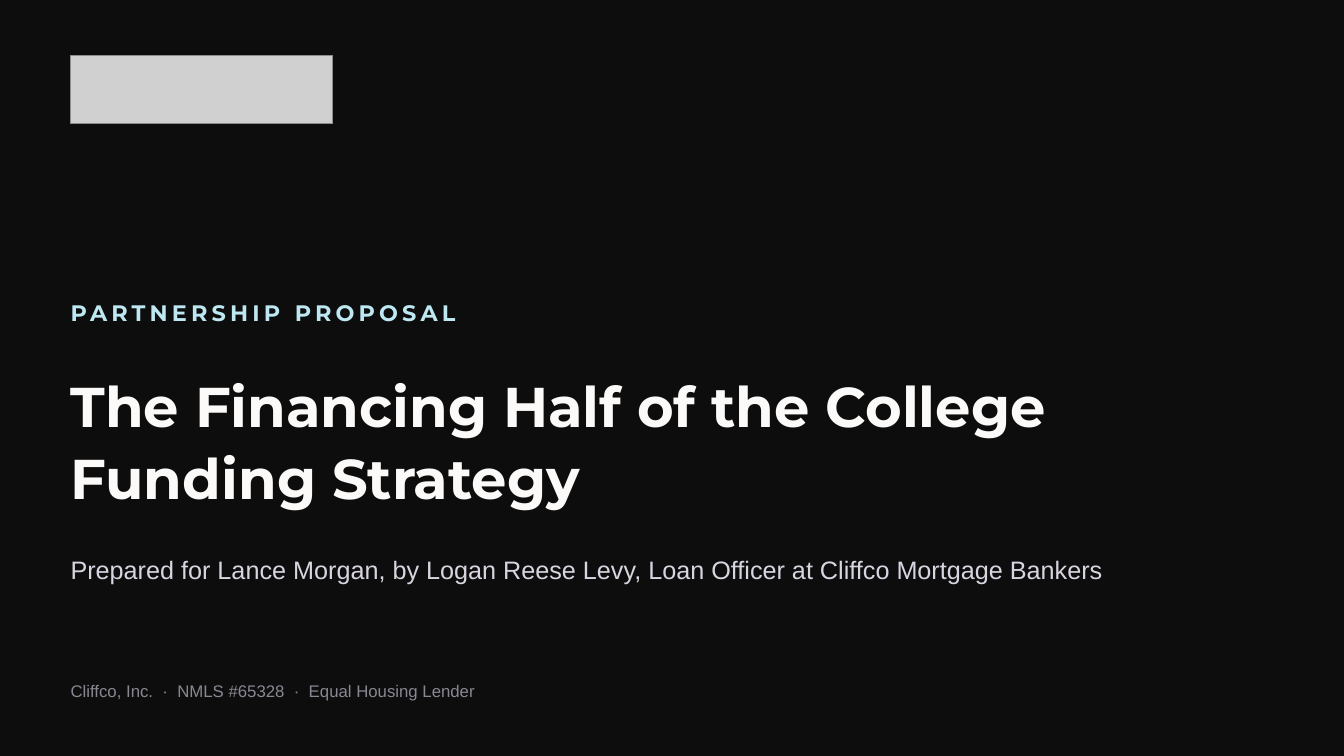
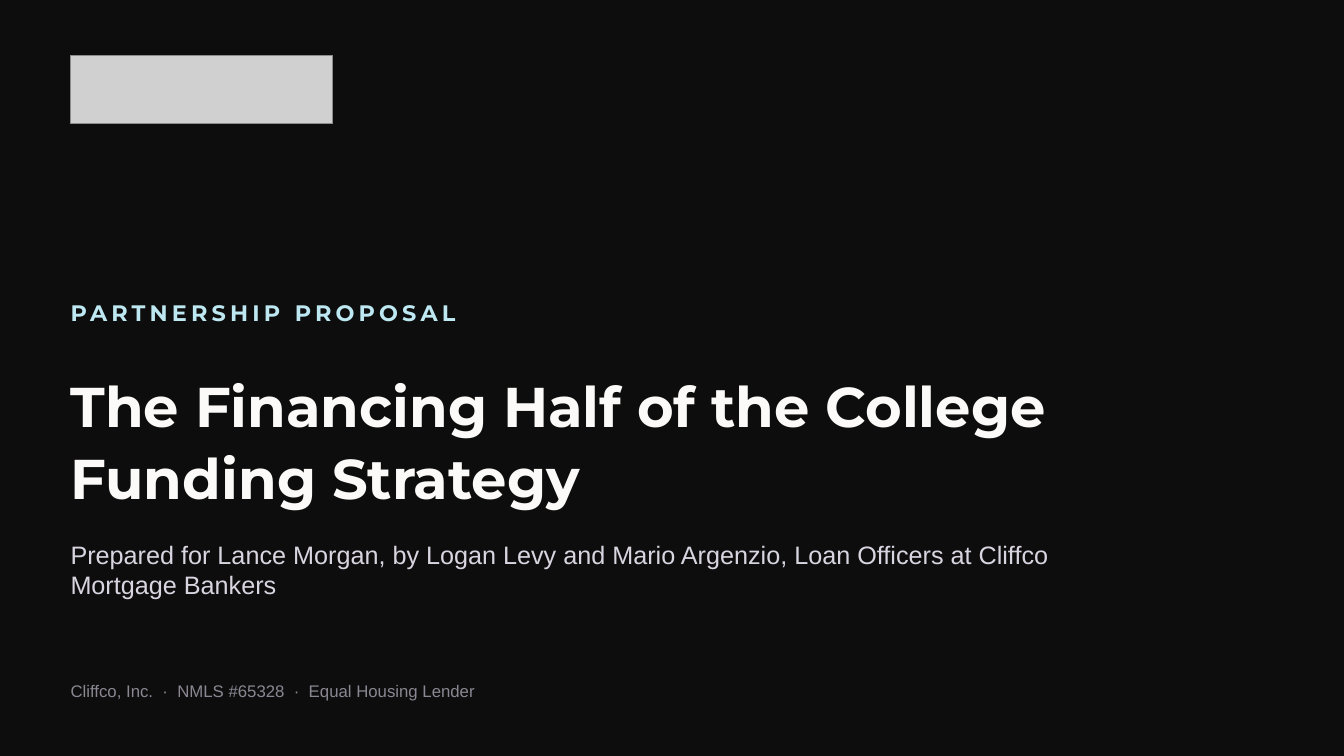
Before and after one commit to loganlevy1/STR, a slide deck: slide 1 of outreach/pitch-decks/cliffco-lance-morgan-partnership.pptx. Drawn at 1344x756 pixels with LibreOffice and Linux fonts; fonts in the diff are those of the drawing; grey boxes stand for pictures. Boxes give left, top, right and bottom in pixels: in the first picture for what was removed or moved away, otherwise in the second. Text is boxed around its words. In the diff, an @@ line names an element or a change of style, - is before the commit and + after.

```diff
--- a/outreach/pitch-decks/cliffco-lance-morgan-partnership.pptx
+++ b/outreach/pitch-decks/cliffco-lance-morgan-partnership.pptx
@@ text at box(71, 545, 1049, 600): text changed @@
-Prepared for Lance Morgan, by Logan Reese Levy, Loan Officer at Cliffco Mortgage Bankers
+Prepared for Lance Morgan, by Logan Levy and Mario Argenzio, Loan Officers at Cliffco Mortgage Bankers
```
Also in this commit, not shown: 3 other slides changed, 3 other files.
